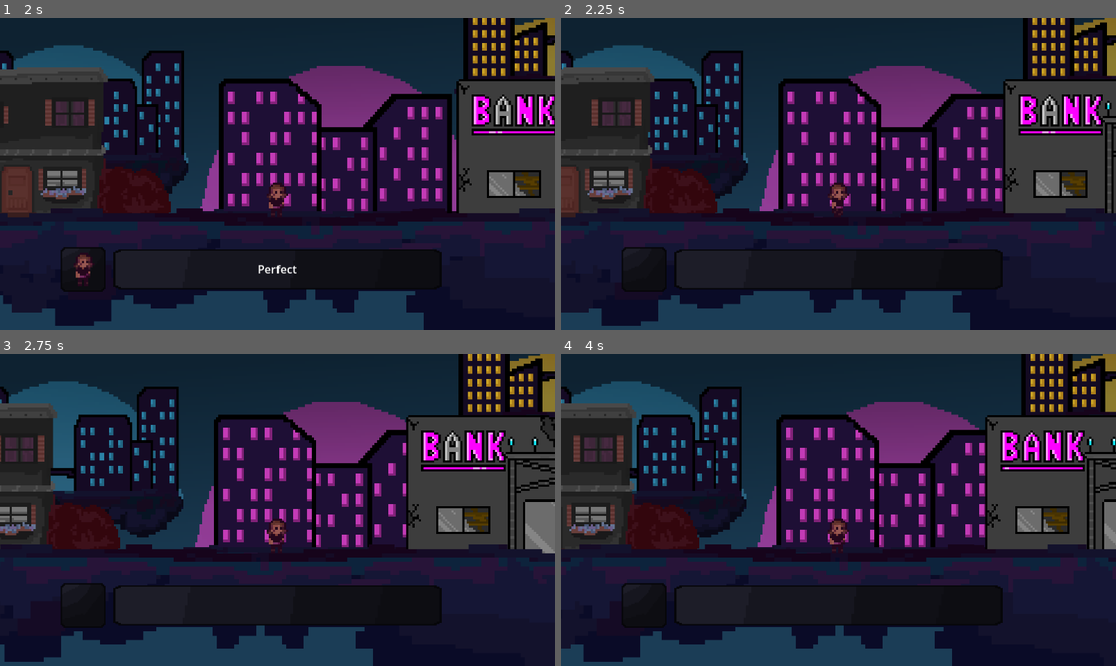
Above: before the commit, frames 1-4 (two rows, left to right).
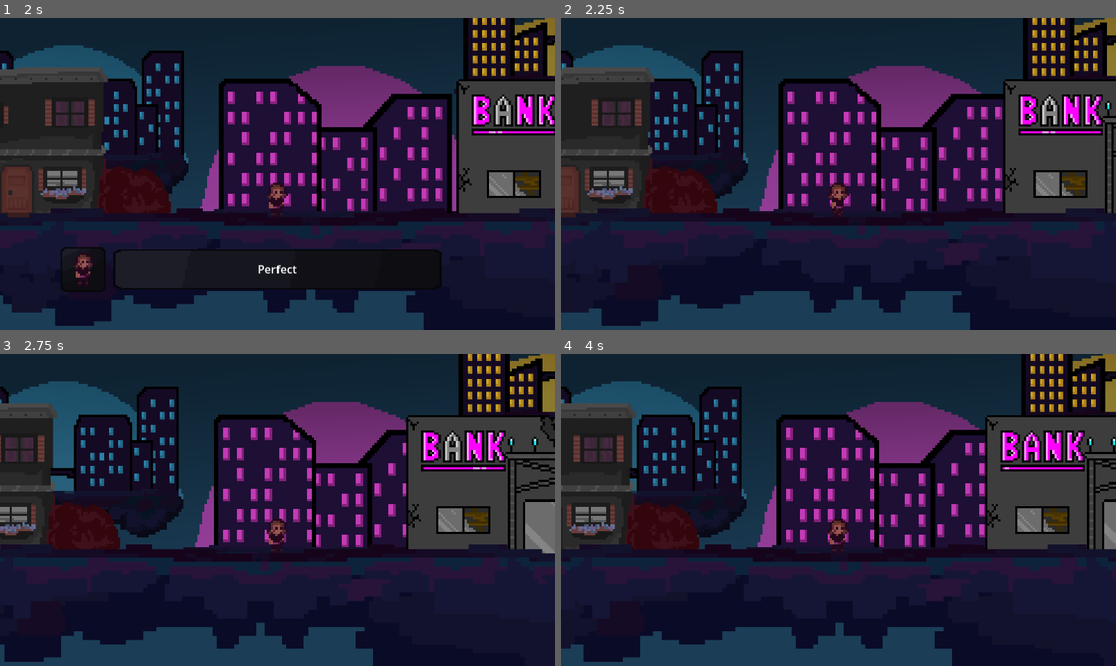
Above: after the commit, the same moments.

Repository: jjkool1214/MotherWakeUp
Game: Godot game, scene res://scenes/Exteriors.tscn
Same seed, same stepped clock (60 frames per second), same inputs: the game is played once before the commit and once after it.
Inputs:
- Up to frame 1 (2 s): hold Right (right) 0.53-1.25 s; tap Space (dialogue) at 0.6 s; click "Okay" at 1.25 s
- Up to frame 2 (2.25 s): tap Enter at 2 s; hold Right (right) from 2.03 s (still down); tap Space (dialogue) at 2.1 s
- Up to frame 3 (2.75 s): keep holding Right (right)
- Up to frame 4 (4 s): release Right (right) at 2.78 s; hold Left (left) 2.78-3.53 s; tap E (interact) at 2.85 s; tap Space (dialogue) at 3.05, 3.6 s; hold Right (right) from 3.53 s (still down)

Frame 1 is identical in both runs. In frame 2, 2.8% of the frame differs, in the area x 10-80%, y 73-88%; in frame 3, 2.9%; in frame 4, 3.0%.

Commit message:
Hide dialogue frames

Diff:
--- a/assets/scripts/dialogue.gd
+++ b/assets/scripts/dialogue.gd
@@ -33,7 +33,9 @@
 	active_dialogue = {}
 	choice_1 = {}
 	choice_2 = {}
+	$AvatarFrame.visible = false
 	$Avatar.texture = null
+	$TextFrame.visible = false
 	$Text.visible_ratio = 0;
 	$Text.text = ""
 	$Choice1.disabled = true
@@ -57,11 +59,16 @@
 	for prereq in dialogue["prerequisites"]:
 		if prereq not in dialogue_history:
 			return false
+
 	reset()
 	active_dialogue = dialogue
 	dialogue_history.append(key)
+
+	$AvatarFrame.visible = true
 	$Avatar.texture = load(speaker["avatar"])
+	$TextFrame.visible = true
 	set_text(dialogue["text"])
+
 	if len(dialogue["choices"]) == 2:
 		choice_1 = dialogue["choices"]["first"]
 		choice_2 = dialogue["choices"]["second"]
@@ -71,6 +78,7 @@
 		$Choice2.disabled = false
 		$Choice2.visible = true
 		$Choice2.text = choice_2["text"]
+
 	return true
 
 func set_text(text: String) -> void:
--- a/scenes/Dialogue.tscn
+++ b/scenes/Dialogue.tscn
@@ -9,6 +9,21 @@
 z_index = 999
 script = ExtResource("1_qq3t6")
 
+[node name="AvatarFrame" type="Sprite2D" parent="."]
+position = Vector2(-277, 0)
+scale = Vector2(2, 2)
+texture = ExtResource("3_wsqv1")
+
+[node name="Avatar" type="Sprite2D" parent="."]
+position = Vector2(-276, 0)
+scale = Vector2(3, 3)
+texture = ExtResource("2_yi2l8")
+
+[node name="TextFrame" type="Sprite2D" parent="."]
+position = Vector2(0, 2.98023e-08)
+scale = Vector2(3.66406, 1.78125)
+texture = ExtResource("3_jqdek")
+
 [node name="Text" type="Label" parent="."]
 z_index = 999
 offset_left = -228.0
@@ -19,21 +34,6 @@
 horizontal_alignment = 1
 vertical_alignment = 1
 autowrap_mode = 2
-
-[node name="TextFrame" type="Sprite2D" parent="."]
-position = Vector2(0, 2.98023e-08)
-scale = Vector2(3.66406, 1.78125)
-texture = ExtResource("3_jqdek")
-
-[node name="AvatarFrame" type="Sprite2D" parent="."]
-position = Vector2(-277, 0)
-scale = Vector2(2, 2)
-texture = ExtResource("3_wsqv1")
-
-[node name="Avatar" type="Sprite2D" parent="."]
-position = Vector2(-276, 0)
-scale = Vector2(3, 3)
-texture = ExtResource("2_yi2l8")
 
 [node name="Choice1" type="Button" parent="."]
 offset_left = -147.0
